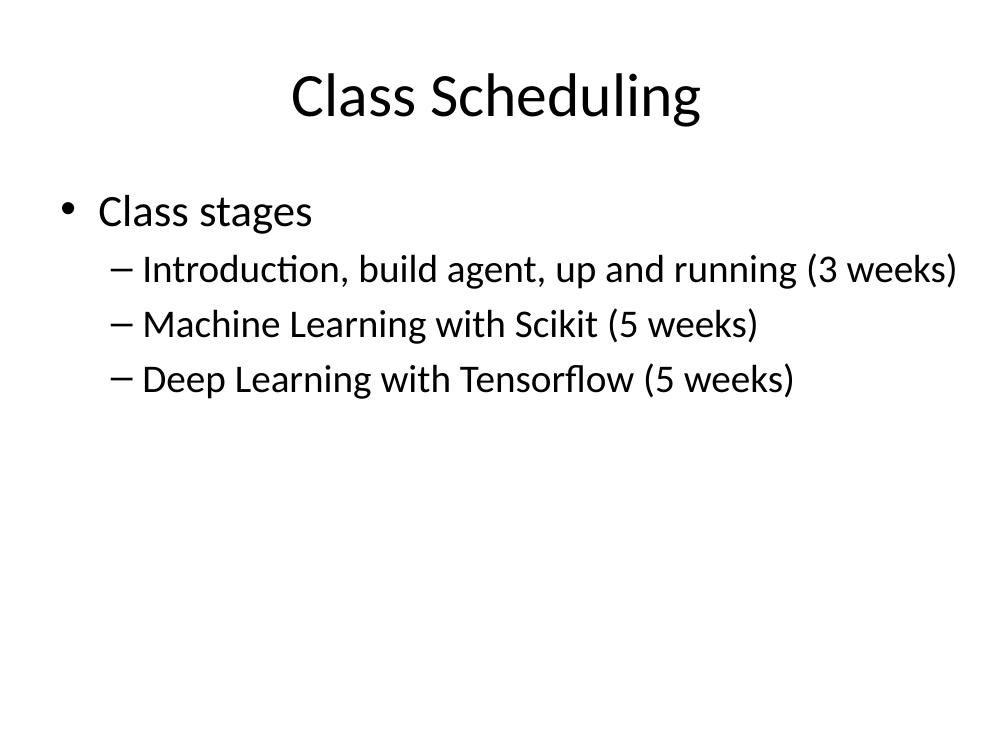
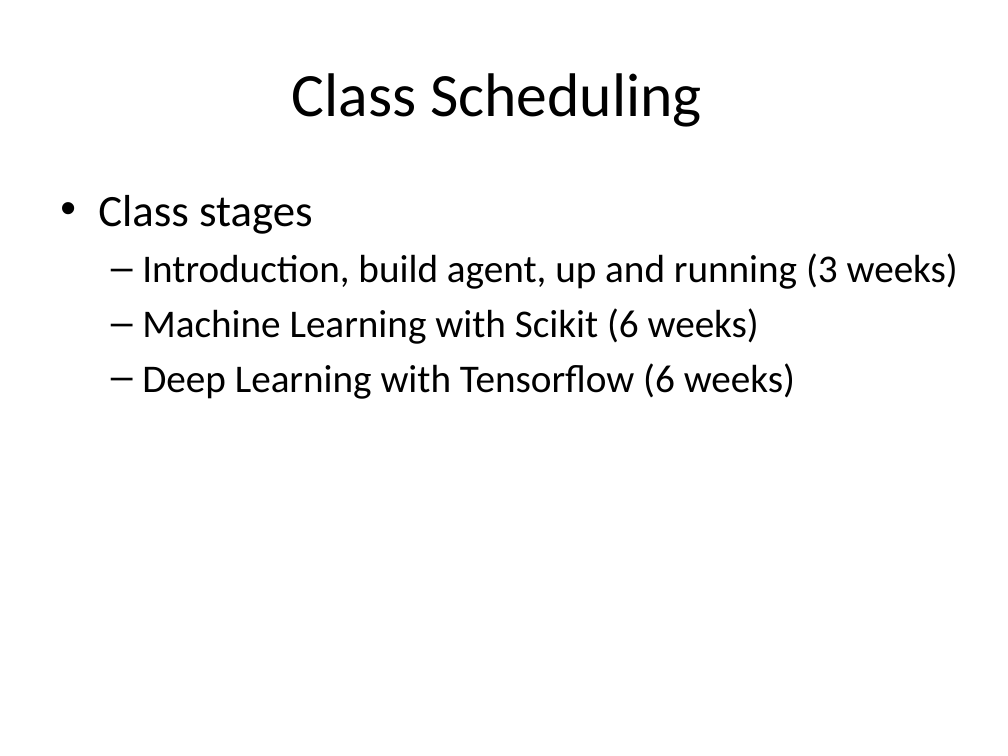
Before and after one commit to yuanpeiZ/aiclass, a slide deck: slide 8 of ppt/AI.pptx (slide 7 before the commit). Drawn at 1008x756 pixels with LibreOffice and Linux fonts; fonts in the diff are those of the drawing. Boxes give left, top, right and bottom in pixels: in the first picture for what was removed or moved away, otherwise in the second. Text is boxed around its words. In the diff, an @@ line names an element or a change of style, - is before the commit and + after.

```diff
--- a/ppt/AI.pptx
+++ b/ppt/AI.pptx
@@ text at box(142, 308, 795, 399): text changed @@
-  – Machine Learning with Scikit (5 weeks)
-  – Deep Learning with Tensorflow (5 weeks)
+  – Machine Learning with Scikit (6 weeks)
+  – Deep Learning with Tensorflow (6 weeks)
```
Also in this commit, not shown: 1 slide added, 1 other file.
